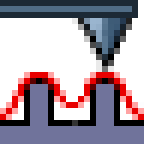
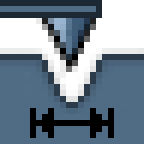
Layer changes from the first 144×144 image to the second:
added layer "Calque #1" above "Indentation" over bbox(30, 108, 126, 138)
added layer "Indentation" above "Tip small 3" over bbox(0, 48, 144, 144)
added layer "Tip small 3" above "Lateral" over bbox(0, 6, 102, 78)
hid "Dilation" over bbox(0, 72, 144, 120)
hid "Profile" over bbox(0, 78, 144, 144)
hid "Tip small" over bbox(0, 0, 138, 78)
